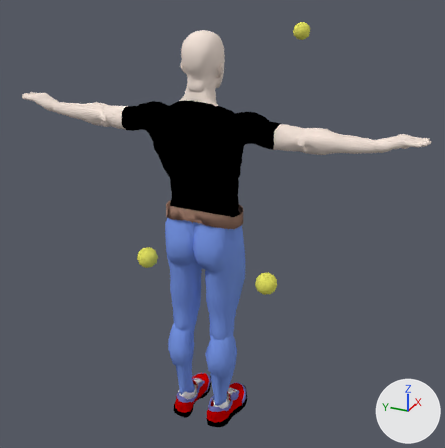
One commit to the Blender file data/morse/components/human/default_human.blend: the scene before it, then after it.
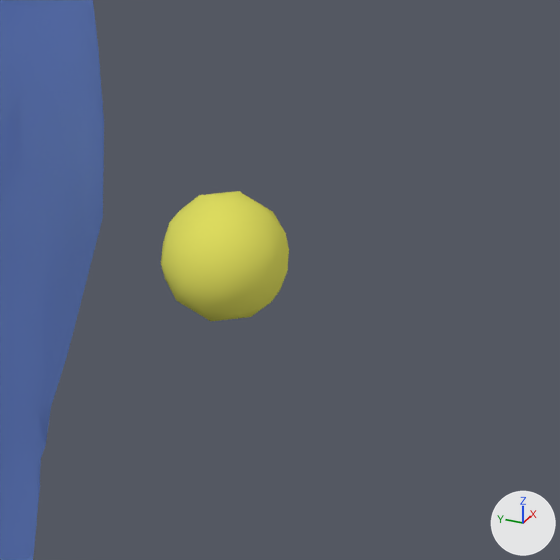
The first picture shows the older version from a 50 mm camera at (-2.23, -1.09, 2.16) aimed at (0.49, 0.13, 0.8). The close-ups show both versions on the part from 51% to 73% of the width and 53% to 75% of the height of that picture; other places that the commit changed are outside them. The axes (+X, +Y, +Z) are drawn at lower right. The lights are the same throughout.

Objects in the first close-up: 'LoLeg.R', 'Target_Ball.R'.
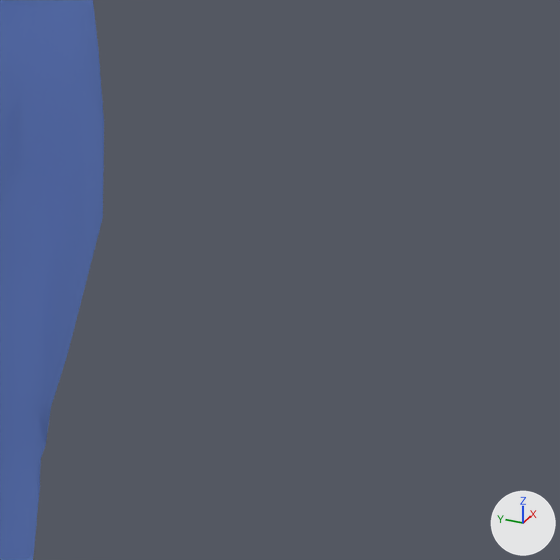
Where the change shows, as pixel boxes (x1, y1, x2, y2) in the close-ups (560 x 560 px):
```json
{"object": "Target_Ball.R", "change": "deleted", "before": [161, 191, 289, 321], "on screen": "yellow"}
```

Scene script edits in JSON lines:
```json
{"op": "remove", "block": "ob_target_ball_r", "code": ["ob_target_ball_r = bpy.data.objects.new('Target_Ball.R', me_mesh_001)", "ob_target_ball_r.parent = ob_ik_target_empty_r", "ob_target_ball_r.matrix_parent_inverse = Matrix(((1.0, 0.0, 0.0, 0.0), (0.0, 1.0, 0.0, 0.3), (0.0, 0.0, 1.0, -0.5), (0.0, 0.0, 0.0, 1.0)))", "ob_target_ball_r.location = (0.0, -0.3, 0.5)", "ob_target_ball_r.scale = (0.05, 0.05, 0.05)"]}
```
